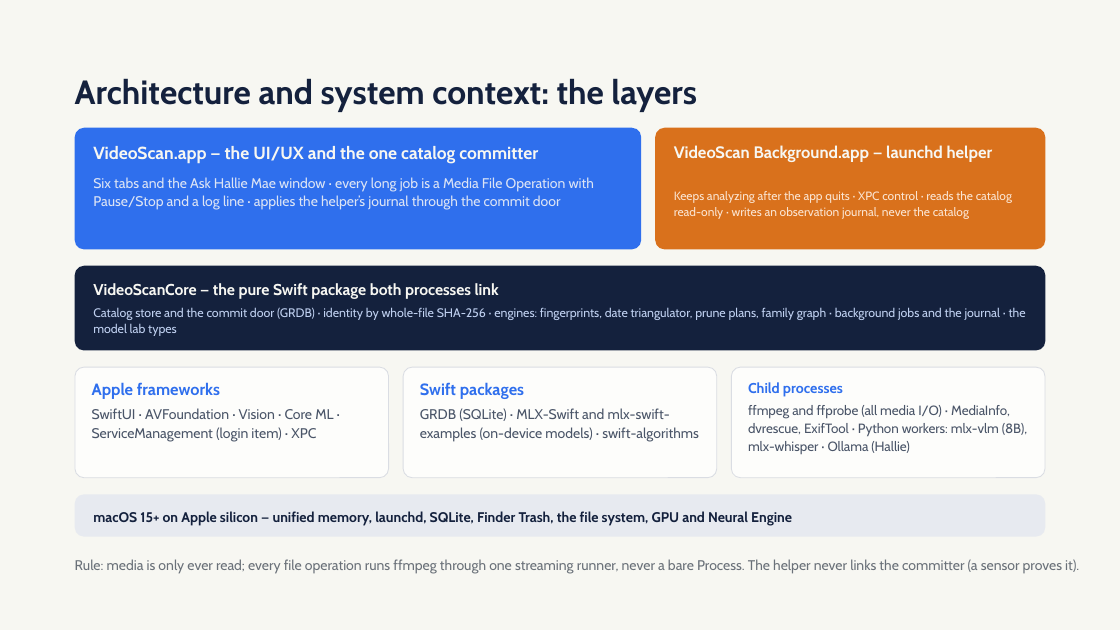
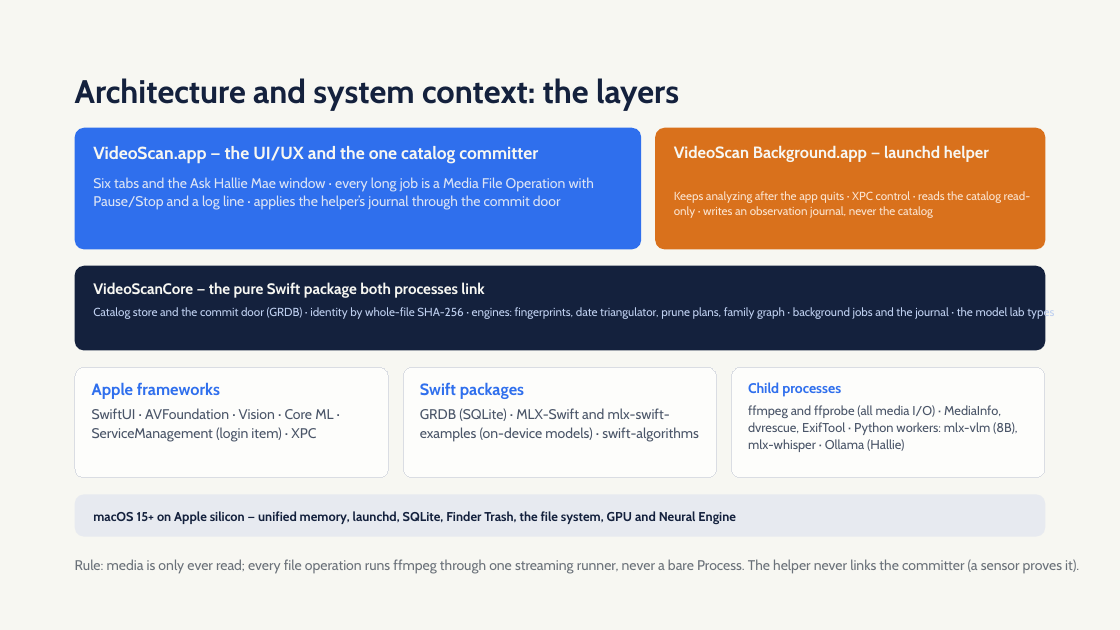
Before and after one commit to musicalengineer/VideoScan, a slide deck: slide 3 of docs/design/architecture_deck/VideoScan_Architecture_and_Design.pptx. Drawn at 1120x630 pixels with LibreOffice and Linux fonts; fonts in the diff are those of the drawing. Boxes give left, top, right and bottom in pixels: in the first picture for what was removed or moved away, otherwise in the second. Text is boxed around its words. In the diff, an @@ line names an element or a change of style, - is before the commit and + after.

Commit message:
Update architecture PPT doc

```diff
--- a/docs/design/architecture_deck/VideoScan_Architecture_and_Design.pptx
+++ b/docs/design/architecture_deck/VideoScan_Architecture_and_Design.pptx
@@ text "Architecture and system context: the ..." at <box>75,78,679,111</box>: size 28.8 to 28 pt @@
@@ text "VideoScan Background.app — launchd helper" at <box>674,145,989,162</box>: size 14.2 to 14 pt @@
@@ text "Keeps analyzing after the app ..." at <box>674,191,1031,218</box>: size 10.3 to 10 pt @@
@@ text "VideoScanCore — the pure Swift ..." at <box>93,282,484,298</box>: size 13.5 to 13 pt @@
@@ text "Catalog store and the commit ..." at <box>93,306,1054,319</box>: size 10.6 to 10 pt @@
@@ text "Child processes" at <box>748,382,841,397</box>: size 12.2 to 12 pt @@
@@ text "ffmpeg and ffprobe (all media ..." at <box>748,405,1017,452</box>: size 11.4 to 11 pt @@
@@ text "macOS 15+ on Apple silicon ..." at <box>93,511,736,524</box>: size 11.9 to 11 pt @@
```
Also in this commit, not shown: 8 other slides changed.
